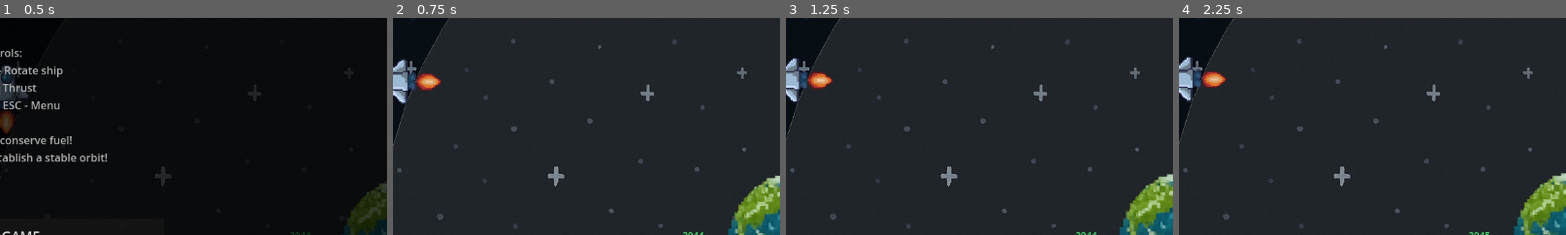
Above: before the commit, frames 1-4 (left to right).
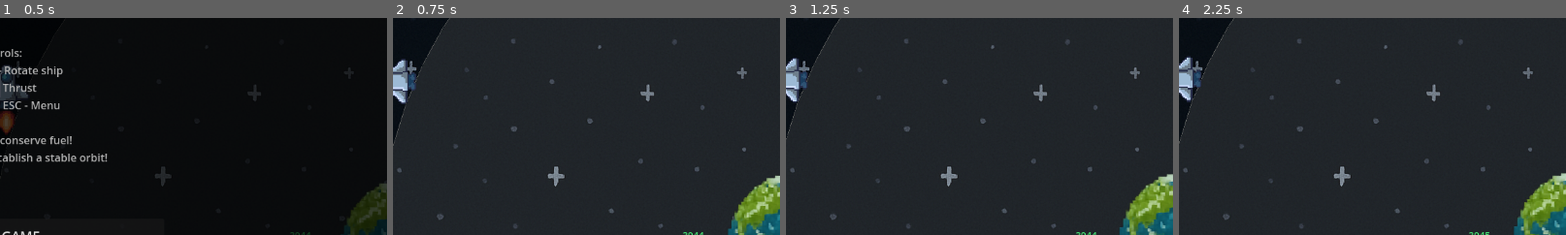
Above: after the commit, the same moments.

Repository: magedeungaro/Orbit
Game: Godot game, scene res://main.tscn
Same seed, same stepped clock (60 frames per second), same inputs: the game is played once before the commit and once after it.
Inputs:
- Up to frame 1 (0.5 s): no input
- Up to frame 2 (0.75 s): click "START GAME" at 0.5 s
- Up to frame 3 (1.25 s): no input
- Up to frame 4 (2.25 s): tap Enter at 1.25 s; hold Right (ui_right) 1.28-2.03 s; hold Space (ui_select) 1.28-2.03 s; hold Down (ui_down) from 2.03 s (still down); tap R at 2.1 s
The pictures show only the part of the screen within x 50-100%, y 36-86%; the shares and areas given below are measured in that part.

Frame 1 is identical in both runs. In frame 2, 0.4% of the frame differs, in the area x 6-13%, y 25-34%; in frame 3, 0.4%; in frame 4, 0.4%.

Commit message:
fire only when thrusting

Diff:
--- a/scripts/orbiting_body.gd
+++ b/scripts/orbiting_body.gd
@@ -50,7 +50,7 @@
 # Explosion state
 var is_exploding: bool = false
 var explosion_time: float = 0.0
-@export var explosion_duration: float = 1.5  # How long the explosion lasts
+@export var explosion_duration: float = 1.0  # How long the explosion lasts
 @export var planet_collision_radius: float = 30.0  # Distance at which ship collides with planet
 
 signal ship_exploded  # Signal emitted when ship explodes
@@ -196,7 +196,13 @@
 		thrust_angle -= 360
 
 	# Apply thrust only when Space is pressed AND we have fuel
-	if Input.is_action_pressed("ui_select") and current_fuel > 0:
+	var is_thrusting = Input.is_action_pressed("ui_select") and current_fuel > 0
+
+	# Show/hide engine sprite based on thrust state
+	if has_node("EngineAnimatedSprite"):
+		get_node("EngineAnimatedSprite").visible = is_thrusting
+
+	if is_thrusting:
 		# Convert angle to radians
 		var thrust_angle_rad = deg_to_rad(thrust_angle)
 
@@ -330,6 +336,10 @@
 	is_exploding = true
 	explosion_time = 0.0
 	velocity = Vector2.ZERO
+
+	# Hide engine sprite during explosion
+	if has_node("EngineAnimatedSprite"):
+		get_node("EngineAnimatedSprite").visible = false
 
 	# Play explosion animation on AnimatedSprite2D
 	if has_node("AnimatedSprite2D"):
